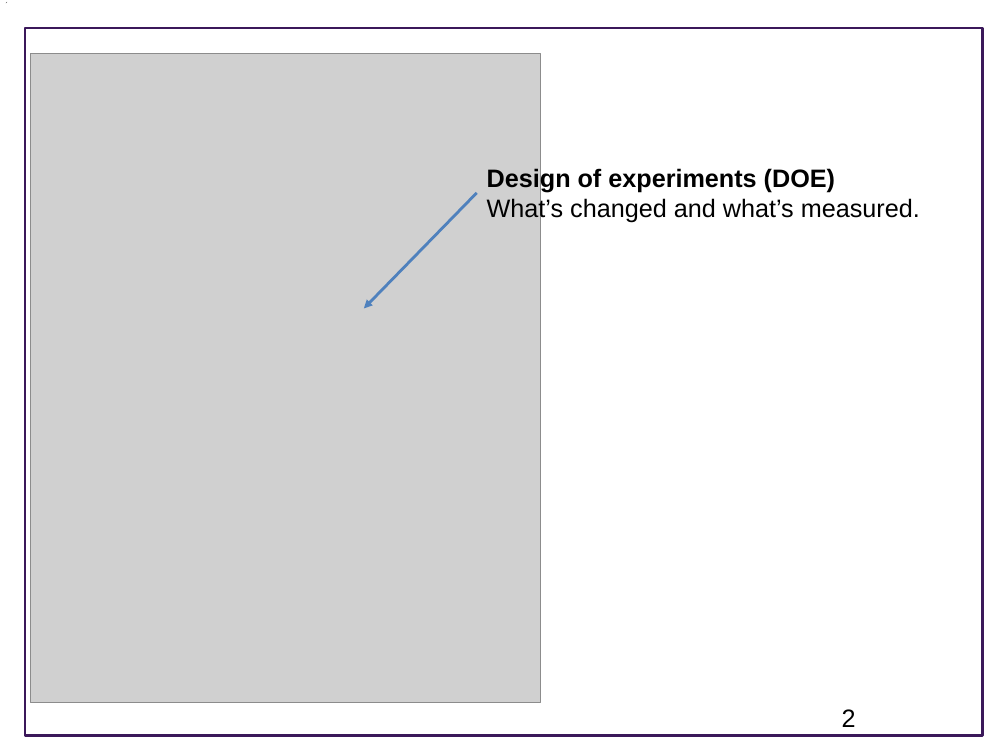
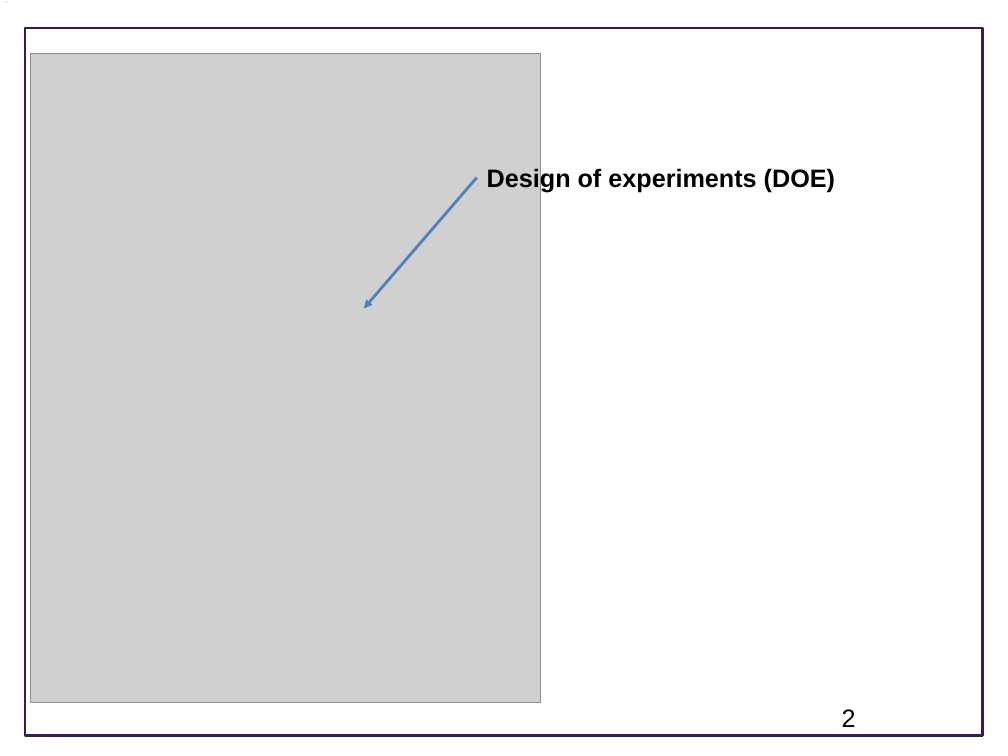
Before and after one commit to ModelEngineering/advancing-biomedical-models, a slide deck: slide 2 of lecture_5/5_design_of_experiments.pptx. Drawn at 1008x756 pixels with LibreOffice and Linux fonts; fonts in the diff are those of the drawing; grey boxes stand for pictures; background and template pictures are left out. Boxes give left, top, right and bottom in pixels: in the first picture for what was removed or moved away, otherwise in the second. Text is boxed around its words. In the diff, an @@ line names an element or a change of style, - is before the commit and + after.

Commit message:
updated lecture 5

```diff
--- a/lecture_5/5_design_of_experiments.pptx
+++ b/lecture_5/5_design_of_experiments.pptx
@@ arrow moved from (477, 193) - (364, 308) to (477, 177) - (364, 308) @@
@@ text at [487,197,920,223]: paragraph removed @@
-What’s changed and what’s measured.
```
Also in this commit, not shown: 2 other slides changed, 4 slides added.
